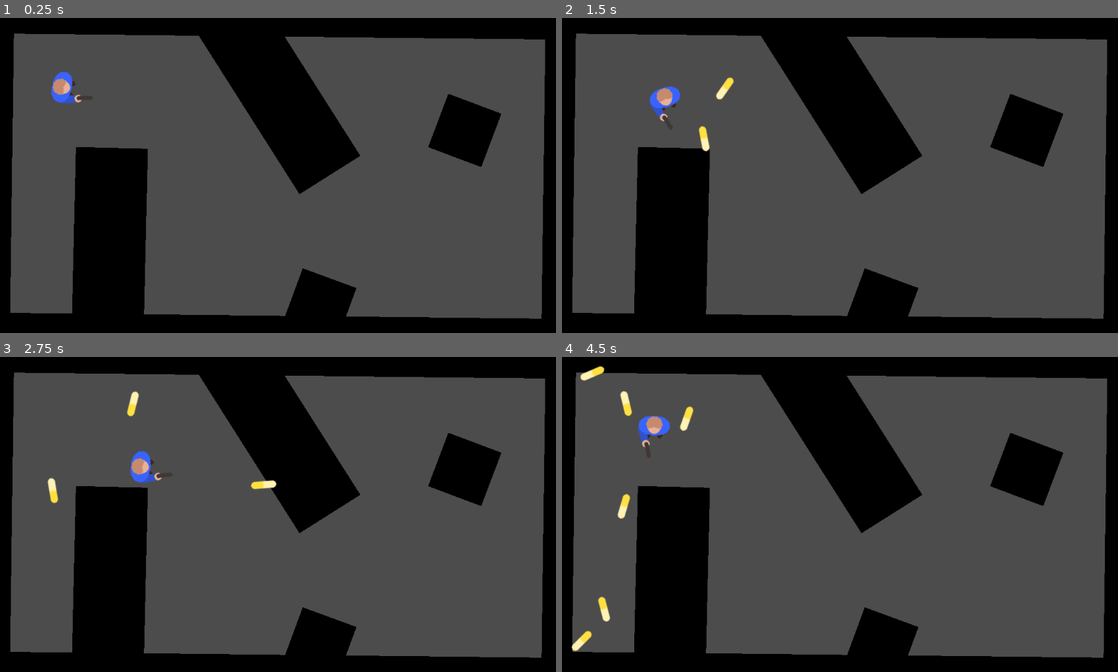
Above: before the commit, frames 1-4 (two rows, left to right).
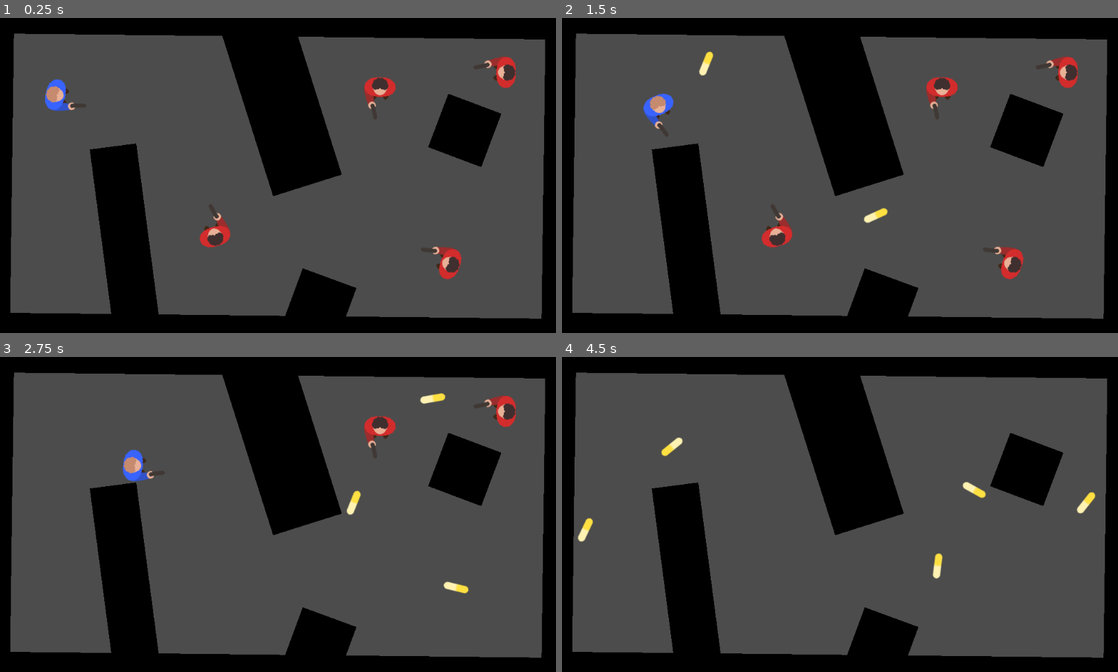
Above: after the commit, the same moments.

Repository: MichaelRRyan/ricochet
Game: Godot game, scene res://scenes/gameplay.tscn
Two runs of this game, one before a commit and one after it. Both use one fixed random seed, a clock stepped at 60 frames per second and the inputs below.
Inputs (mouse positions are in pixels of both pictures, inside the frame that each line leads up to):
- Up to frame 1 (0.25 s): no input
- Up to frame 2 (1.5 s): tap Enter at 0.5 s; move the mouse to (962, 159) at 0.52 s; press the mouse at (962, 159) at 0.53 s; hold D (move_right) 0.53-1.28 s; move the mouse to (728, 191) at 1.27 s; release the mouse at (728, 191) at 1.28 s; hold S (move_down) from 1.28 s (still down); click (728, 191) at 1.35 s
- Up to frame 3 (2.75 s): move the mouse to (333, 442) at 2.02 s; release S (move_down) at 2.03 s; press the mouse at (333, 442) at 2.03 s; hold D (move_right) from 2.03 s (still down)
- Up to frame 4 (4.5 s): move the mouse to (812, 577) at 2.77 s; release D (move_right) at 2.78 s; release the mouse at (812, 577) at 2.78 s; hold W (move_up) 2.78-3.53 s; click (812, 577) at 2.85 s; move the mouse to (1006, 561) at 3.52 s; press the mouse at (1006, 561) at 3.53 s; hold A (move_left) from 3.53 s (still down); move the mouse to (673, 464) at 4.27 s; release the mouse at (673, 464) at 4.28 s; click (673, 464) at 4.35 s

The runs differ from the first frame. In frame 1, 7.2% of the frame differs, in the area x 8-93%, y 5-95%; in frame 2, 7.6%, in the area x 13-93%, y 5-95%; in frame 3, 7.0%; in frame 4, 6.9%.

Commit message:
Added a basic enemy and player death

Diff:
--- a/scenes/bullet.tscn
+++ b/scenes/bullet.tscn
@@ -6,7 +6,7 @@
 [sub_resource type="RectangleShape2D" id=2]
 extents = Vector2( 25, 7 )
 
-[node name="Bullet" type="Area2D"]
+[node name="Bullet" type="Area2D" groups=["projectile"]]
 script = ExtResource( 1 )
 
 [node name="Sprite" type="Sprite" parent="."]
--- /dev/null
+++ b/scenes/enemy.tscn
@@ -0,0 +1,22 @@
+[gd_scene load_steps=4 format=2]
+
+[ext_resource path="res://scripts/enemy.gd" type="Script" id=1]
+[ext_resource path="res://assets/images/enemy_basic.png" type="Texture" id=2]
+
+[sub_resource type="CapsuleShape2D" id=1]
+radius = 18.0
+
+[node name="Enemy" type="Area2D" groups=["enemy"]]
+script = ExtResource( 1 )
+__meta__ = {
+"_edit_group_": true
+}
+
+[node name="Sprite" type="Sprite" parent="."]
+texture = ExtResource( 2 )
+offset = Vector2( 22, 0 )
+
+[node name="CollisionShape2D" type="CollisionShape2D" parent="."]
+shape = SubResource( 1 )
+
+[connection signal="area_entered" from="." to="." method="_on_area_entered"]
--- a/scenes/gameplay.tscn
+++ b/scenes/gameplay.tscn
@@ -1,32 +1,19 @@
-[gd_scene load_steps=3 format=2]
+[gd_scene load_steps=4 format=2]
 
 [ext_resource path="res://scenes/block.tscn" type="PackedScene" id=1]
 [ext_resource path="res://scenes/player.tscn" type="PackedScene" id=2]
+[ext_resource path="res://scenes/enemy.tscn" type="PackedScene" id=3]
 
 [node name="Gameplay" type="Node2D"]
 
 [node name="Player" parent="." instance=ExtResource( 2 )]
-position = Vector2( -208, -146 )
+position = Vector2( -220, -132 )
+rotation = 0.0057639
 
 [node name="Block" parent="." instance=ExtResource( 1 )]
 position = Vector2( 190, -133 )
-rotation = -0.564693
+rotation = -0.306195
 scale = Vector2( 2.07245, 5.52584 )
-
-[node name="Block6" parent="." instance=ExtResource( 1 )]
-position = Vector2( -121, 143 )
-rotation = 0.0233104
-scale = Vector2( 2.07245, 5.52584 )
-
-[node name="Block7" parent="." instance=ExtResource( 1 )]
-position = Vector2( 266, 256 )
-rotation = 0.353024
-scale = Vector2( -1.64804, 1.63243 )
-
-[node name="Block8" parent="." instance=ExtResource( 1 )]
-position = Vector2( 533, -66 )
-rotation = 1.93082
-scale = Vector2( -1.64804, 1.63243 )
 
 [node name="Block2" parent="." instance=ExtResource( 1 )]
 position = Vector2( 189, -271 )
@@ -48,6 +35,37 @@
 rotation = 0.0136142
 scale = Vector2( 0.691284, 9.83922 )
 
+[node name="Block6" parent="." instance=ExtResource( 1 )]
+position = Vector2( -92, 139 )
+rotation = -0.129723
+scale = Vector2( 1.34892, 5.52584 )
+
+[node name="Block7" parent="." instance=ExtResource( 1 )]
+position = Vector2( 266, 256 )
+rotation = -2.78857
+scale = Vector2( 1.64804, -1.63243 )
+
+[node name="Block8" parent="." instance=ExtResource( 1 )]
+position = Vector2( 533, -66 )
+rotation = -1.21077
+scale = Vector2( 1.64804, -1.63243 )
+
 [node name="Camera2D" type="Camera2D" parent="."]
 position = Vector2( 189, 16 )
 current = true
+
+[node name="Enemy" parent="." instance=ExtResource( 3 )]
+position = Vector2( 73, 130 )
+rotation = -1.8474
+
+[node name="Enemy2" parent="." instance=ExtResource( 3 )]
+position = Vector2( 506, 181 )
+rotation = -2.77834
+
+[node name="Enemy3" parent="." instance=ExtResource( 3 )]
+position = Vector2( 377, -146 )
+rotation = -4.6863
+
+[node name="Enemy4" parent="." instance=ExtResource( 3 )]
+position = Vector2( 609, -173 )
+rotation = -3.10397
--- a/scenes/player.tscn
+++ b/scenes/player.tscn
@@ -1,10 +1,13 @@
-[gd_scene load_steps=4 format=2]
+[gd_scene load_steps=5 format=2]
 
 [ext_resource path="res://scripts/player.gd" type="Script" id=1]
 [ext_resource path="res://assets/images/player.png" type="Texture" id=2]
 
 [sub_resource type="CircleShape2D" id=1]
 radius = 32.0
+
+[sub_resource type="CapsuleShape2D" id=2]
+radius = 19.1113
 
 [node name="Player" type="KinematicBody2D"]
 collision_layer = 2
@@ -21,3 +24,11 @@
 
 [node name="FirePoint" type="Node2D" parent="."]
 position = Vector2( 54, 20 )
+
+[node name="BulletDetector" type="Area2D" parent="."]
+
+[node name="CollisionShape2D" type="CollisionShape2D" parent="BulletDetector"]
+rotation = 0.226963
+shape = SubResource( 2 )
+
+[connection signal="area_entered" from="BulletDetector" to="." method="_on_BulletDetector_area_entered"]
--- /dev/null
+++ b/scripts/enemy.gd
@@ -0,0 +1,10 @@
+extends Area2D
+
+
+#-------------------------------------------------------------------------------
+func _on_area_entered(area):
+	if area.is_in_group("projectile"):
+		queue_free()
+
+
+#-------------------------------------------------------------------------------
--- a/scripts/player.gd
+++ b/scripts/player.gd
@@ -35,3 +35,9 @@
 
 
 #-------------------------------------------------------------------------------
+func _on_BulletDetector_area_entered(area):
+	if area.is_in_group("projectile"):
+		queue_free()
+
+
+#-------------------------------------------------------------------------------
Binary file added: assets/images/enemy_basic.png
Not shown, added: assets/images/enemy_basic.png.import
